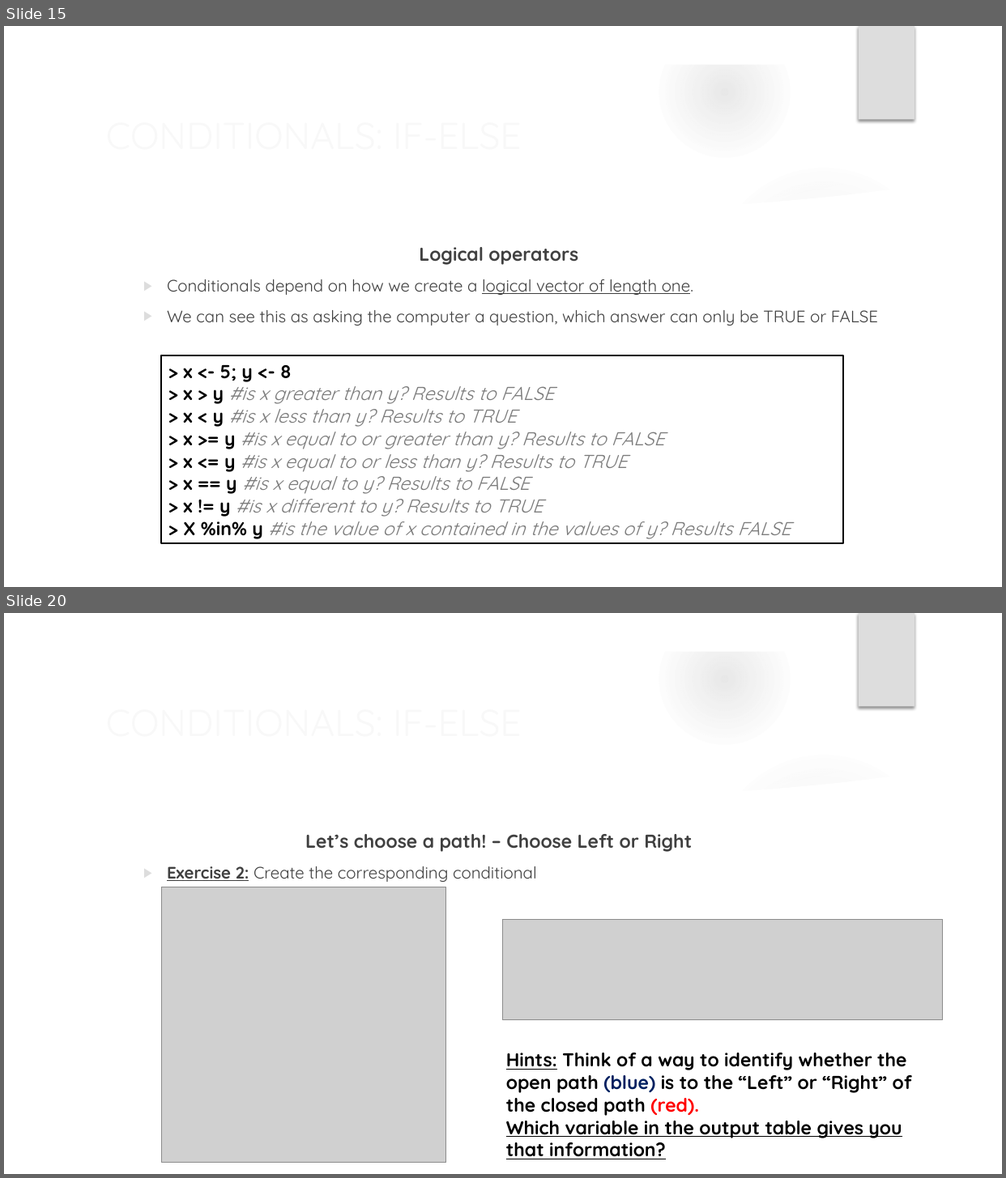
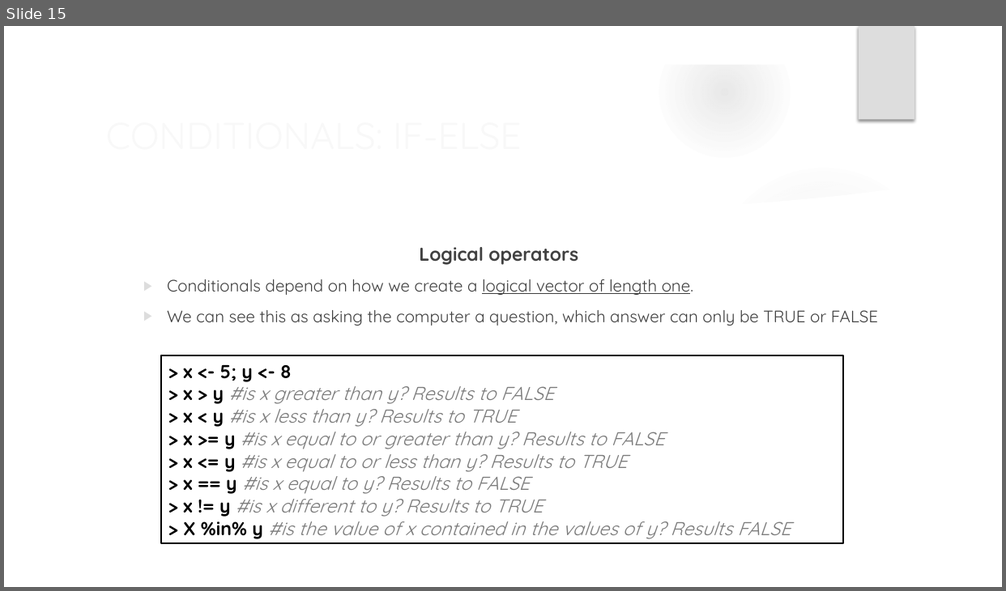
Before and after one commit to ComputerScienceinModernBiology/2021_Loops_and_Functions, a slide deck: LOOPS AND FUNCTIONS IN R.pptx. Shown one above the other, each under a label of ours: slides 15 and 20 before the commit, slide 15 after it; the slides between them are not shown. The pictures are 1006x1178 and 1006x591 pixels, drawn with LibreOffice and Linux fonts; fonts in the diff are those of the drawing; grey boxes stand for pictures; background and template pictures are left out. Boxes give left, top, right and bottom in pixels: in the first picture for what was removed or moved away, otherwise in the second. Text is boxed around its words. In the diff, an @@ line names an element or a change of style, - is before the commit and + after.

```diff
--- a/LOOPS AND FUNCTIONS IN R.pptx
+++ b/LOOPS AND FUNCTIONS IN R.pptx
@@ slide 20 removed at [4, 613, 1002, 1174], background picture (left out); not listed: 9 template elements that a slide beside it also shows @@
@@ title removed at [98, 692, 816, 750] @@
-CONDITIONALS: IF-ELSE
@@ text removed at [167, 834, 692, 882] @@
-Let’s choose a path! – Choose Left or Right
-  ▶ Exercise 2: Create the corresponding conditional
@@ picture removed at [162, 887, 446, 1163] @@
@@ picture removed at [503, 919, 943, 1020] @@
@@ text removed at [506, 1053, 912, 1160] @@
-Hints: Think of a way to identify whether the open path (blue) is to the “Left” or “Right” of the closed path (red).
-Which variable in the output table gives you that information?
```
Also in this commit, not shown: 3 slides changed, 1 slide added, 15 other slides removed, 13 other files.
